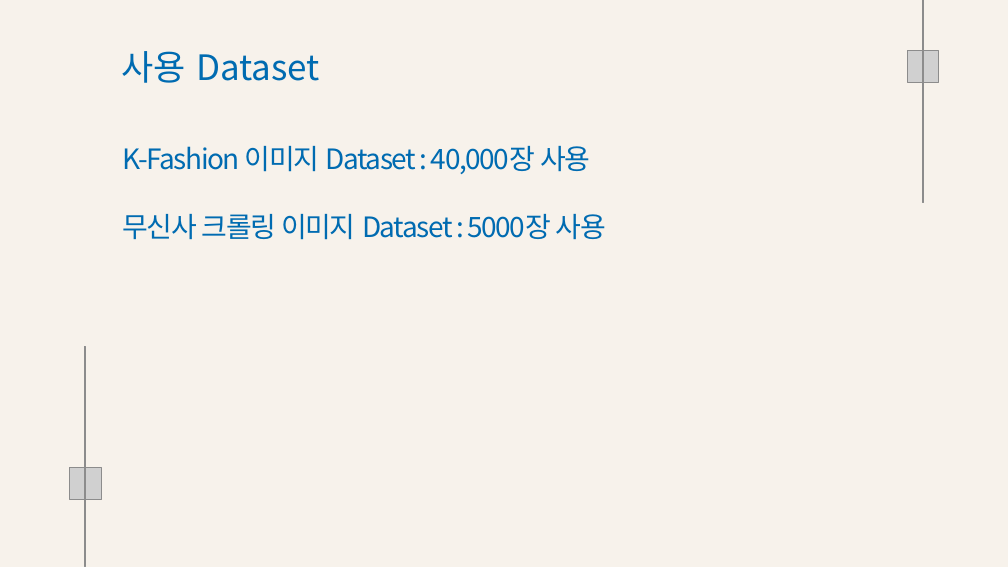
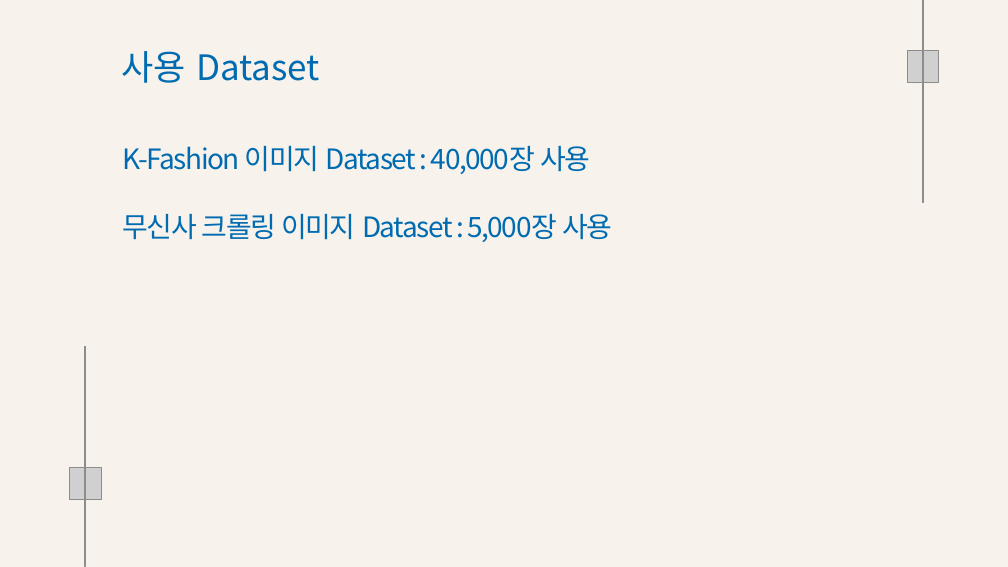
Before and after one commit to Playdata-G-DA35/DA35-final-team2-Item_Classification_RPA, a slide deck: slide 6 of documents/Clothes Detection 모델 결과 보고서.pptx. Drawn at 1008x567 pixels with LibreOffice and Linux fonts; fonts in the diff are those of the drawing; grey boxes stand for pictures; background and template pictures are left out. Boxes give left, top, right and bottom in pixels: in the first picture for what was removed or moved away, otherwise in the second. Text is boxed around its words. In the diff, an @@ line names an element or a change of style, - is before the commit and + after.

```diff
--- a/documents/Clothes Detection 모델 결과 보고서.pptx
+++ b/documents/Clothes Detection 모델 결과 보고서.pptx
@@ text at (123, 214, 612, 242): text changed @@
-무신사 크롤링 이미지 Dataset : 5000장 사용
+무신사 크롤링 이미지 Dataset : 5,000장 사용
```
Also in this commit, not shown: 17 other slides changed, 1 slide removed, 7 other files.
